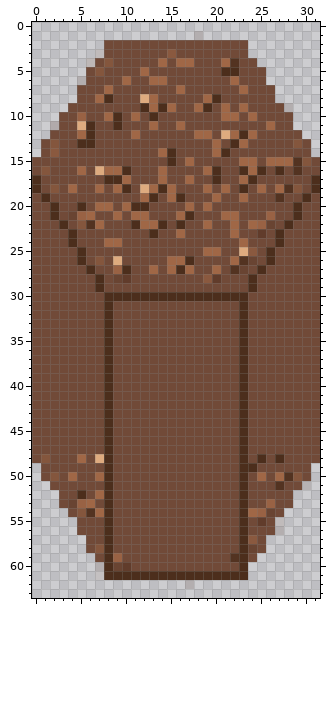
Pixel-art sprite: RetributionOnline/public/images/dirtHex.png. Above, as it was before the edit.
The file is 32x64 pixels. Pixels under 10% opacity are left out. Colours within 5 levels of each other are drawn and written as one.
The same view after the edit:
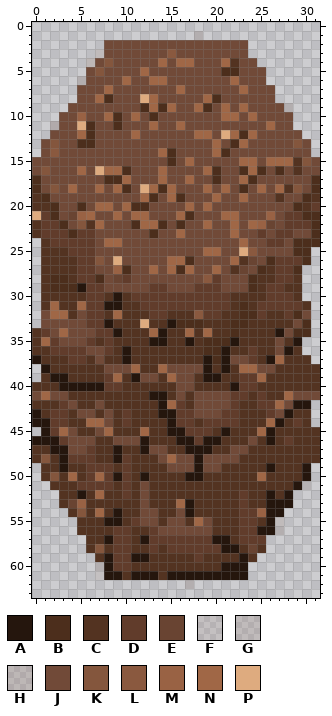
Palette (. is transparent): A #25160d  B #4c2e1c  C #533321  D #613c2b  E #694432  F #714a381a  G #714a3823  H #714a382b  J #714a38  K #84563d  L #8a593f  M #996244  N #a06746  P #deab7f
Changes in this commit:
@@ x 0..31 @@
 18 BJKJNJJNJNBJPNBNJJJNJNJBJNJNCKJB
-19 JBJJJJJJJJJJNBJNBJJJNJJNJJJCJJBJ
-20 JJBJJBJNNJNBBJJJJNJNJJJJJJJJJBJJ
-21 JJBJEMNJJNJNNJJJNBJJJNNJJJMJJBJJ
-22 JJJBJKCNJJJBNNBJBJJNJJNJNMEJBJJJ
-23 JJJJBJJJJJJJJBJJNJJJJJNJJDJBJJJJ
-24 JJJJBJJJNNJJJJJJJJJJJJJNJJJBJJJJ
-25 JJJJJBJJJJJJJJJJJJJNNJJPLJBJJJJJ
-26 JJJJJBJKJPJJJJJNNBJJJJNCEJBJJJJJ
-27 JJJJJJBJJMBJJNJNBNJJNJCEJBJJJJJJ
-28 JJJJJJJBJEDJJJJJJJJLDJJJBJJJJJJJ
-29 JJJJJJJBJJJJJJJJJJJJJJJJBJJJJJJJ
-30 JJJJJJJJBBBBBBBBBBBBBBBBJJJJJJJJ
-31 JJJJJJJJBJJJJJJJJJJJJJJBJJJJJJJJ
-32 JJJJJJJJBJJJJJJJJJJJJJJBJJJJJJJJ
-33 JJJJJJJJBJJJJJJJJJJJJJJBJJJJJJJJ
-34 JJJJJJJJBJJJJJJJJJJJJJJBJJJJJJJJ
-35 JJJJJJJJBJJJJJJJJJJJJJJBJJJJJJJJ
-36 JJJJJJJJBJJJJJJJJJJJJJJBJJJJJJJJ
-37 JJJJJJJJBJJJJJJJJJJJJJJBJJJJJJJJ
-38 JJJJJJJJBJJJJJJJJJJJJJJBJJJJJJJJ
-39 JJJJJJJJBJJJJJJJJJJJJJJBJJJJJJJJ
-40 JJJJJJJJBJJJJJJJJJJJJJJBJJJJJJJJ
-41 JJJJJJJJBJJJJJJJJJJJJJJBJJJJJJJJ
-42 JJJJJJJJBJJJJJJJJJJJJJJBJJJJJJJJ
-43 JJJJJJJJBJJJJJJJJJJJJJJBJJJJJJJJ
-44 JJJJJJJJBJJJJJJJJJJJJJJBJJJJJJJJ
-45 JJJJJJJJBJJJJJJJJJJJJJJBJJJJJJJJ
-46 JJJJJJJJBJJJJJJJJJJJJJJBJJJJJJJJ
-47 JJJJJJJJBJJJJJJJJJJJJJJBJJJJJJJJ
-48 JKJJJNJPBJJJJJJJJJJJJJJBJBJBJJJJ
-49 .JJJJJJJBJJJJJJJJJJJJJJBBJJJJJJ.
-50 .JKJNJJNBJJJJJJJJJJJJJJBJNJNCKJ.
-51 ..JJJJJJBJJJJJJJJJJJJJJBJJJCJJF.
-52 ...JJBJNBJJJJJJJJJJJJJJBJJJJJ...
-53 ...JEMNJBJJJJJJJJJJJJJJBJJMJJ...
-54 ....JKCNBJJJJJJJJJJJJJJBNMEJ....
-55 .....JJJBJJJJJJJJJJJJJJBJDJG....
-56 .....JJJBJJJJJJJJJJJJJJBJJJG....
-57 ......JJBJJJJJJJJJJJJJJBLJ......
-58 ......JKBJJJJJJJJJJJJJJBEJ......
-59 .......JBMJJJJJJJJJJJJCBJ.......
-60 .......GBEDJJJJJJJJJJJJB........
-61 .......FBBBBBBBBBBBBBBBB........
+19 CBJJJJJJJJJJNBJNBJJJNJJNJJJCJJBC
+20 CCBJJBJNNJNBBJJJJNJNJJJJJJJJJBCD
+21 PDBJEMNJJNJNNJJJNBJJJNNJJJMJDDBB
+22 CDDBJKCNJJJBNNBJBJJNJJNJNMEJDDDB
+23 CDDDBDDJJJJJJBJJNJJJJJNJJDJDDJJB
+24 .CDDDDDJNNJJJJJJJJJJJJJNJJDDJBBB
+25 .CCCDDDJJJJJJJJJJJJNNJJPLJJJJBB.
+26 .CCCCDDKJPJJJJJNNBJJJJNCEJBDDDB.
+27 .CCCCDDJJMBJJNJNBNJJNJCEJBCDDB..
+28 .CBBCDDBJEDJJJJJJJJLDJJJBCCDDC..
+29 .CBBBADDJJJJJDDJJJDDDJJJBCDDCC..
+30 .CCCCCDDCACDDDDDDDDDDDCCCCDDDC..
+31 .CNCCNDDAACCDDDDDDDDDDCBCDDDDDC.
+32 .JNNCJDDCNCCCDDCCCLDDCCBBDCCDBJ.
+33 .JJJJJDDACCCPCCABBBCCCBBCCCCCJB.
+34 CDJNJJJDDACCCNACCNCNCCBCCCCAJBB.
+35 CNDJJJDCDCCCCAACCACBBBACCCCJCA..
+36 CCDDDDJJDCACCCCCCCCBBACCDCCJAC..
+37 ACCCDDCJCCACCCCCCCCABAJJDCANCCC.
+38 .ACCCCCCJJJNCCNJJJJACACNNJJCCCCC
+39 .CAACCCCDNCAJJCNJJCAACCDDNCCCCCC
+40 CCCAAAAADDCCCCCCJJCCCCADDCCCCCCC
+41 JNJJCCCCCCCCCAACJCJJJJDDCDCCNJJJ
+42 CCCDJCCJCCCCCCANDCJJJJDCCDDNJAA.
+43 ACDDCJJCJCDCCCAADDJJJDDCCCDJACC.
+44 AADDCCNNJCDCCCCADDCDDDDCCCNACDC.
+45 .ADNJCCJNCCCNCCAADDDCACCCNACCCCC
+46 AAADJJJCCJJJACCCAADAACCCJCACDCCC
+47 CCAAJJDCCACCAJJCCAAACCJJCCCCCCCC
+48 CKCADDDCCADCCCJNJJAJJJJCCCCCCCCC
+49 .CCACCDDDCDCCCCJJJAJJCCCCCACCCA.
+50 .CKCNCDNDADCACCCCAACCCCCCNCCCCA.
+51 ..CCCDDDDCDCJCCCCCCCCCCCCCCCCAF.
+52 ...CCACNCCDCJCCCCCCCCCCDCCACA...
+53 ...CEMCCCCCCJCCCNACCCCCDCCAAA...
+54 ....CKCNCACCJJCCJACCCCCDDMAA....
+55 .....CCCAACDJJCJJCNJCCCDDCAG....
+56 .....CCCCDDCCDJJJJJJCCCDDAAG....
+57 ......CCADDCADDDDDDDAACDDD......
+58 ......CKCDDCCDCDDDDDDAACEC......
+59 .......CADDAACCCCCDCCCCAC.......
+60 .......GADDCCCCCCCCCCAAA........
+61 .......FAACAAACAAAAAAAAA........
 62 .................G..............
Where, in picture pixels (left, top, right, bottom), the same in both pictures:
changed: (32, 193, 320, 580)
